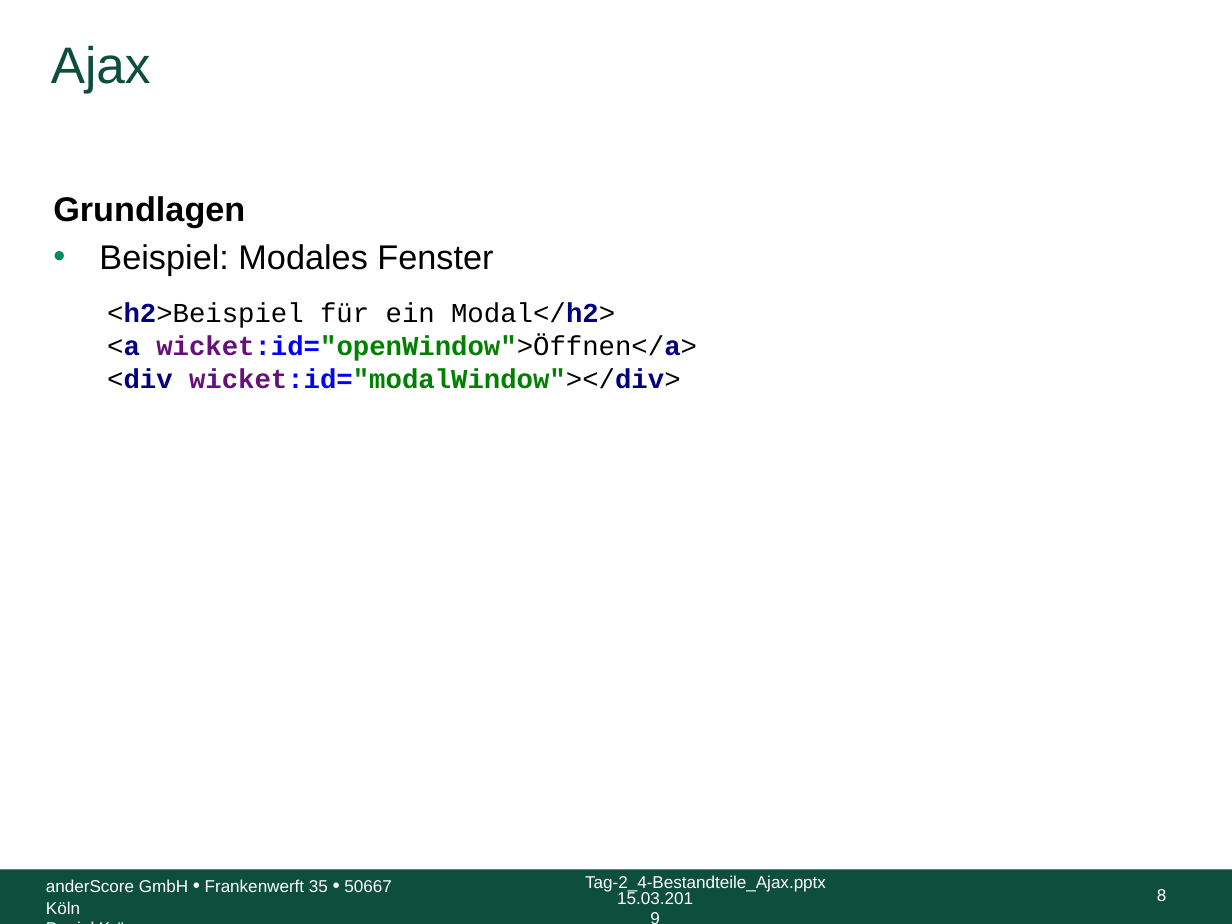
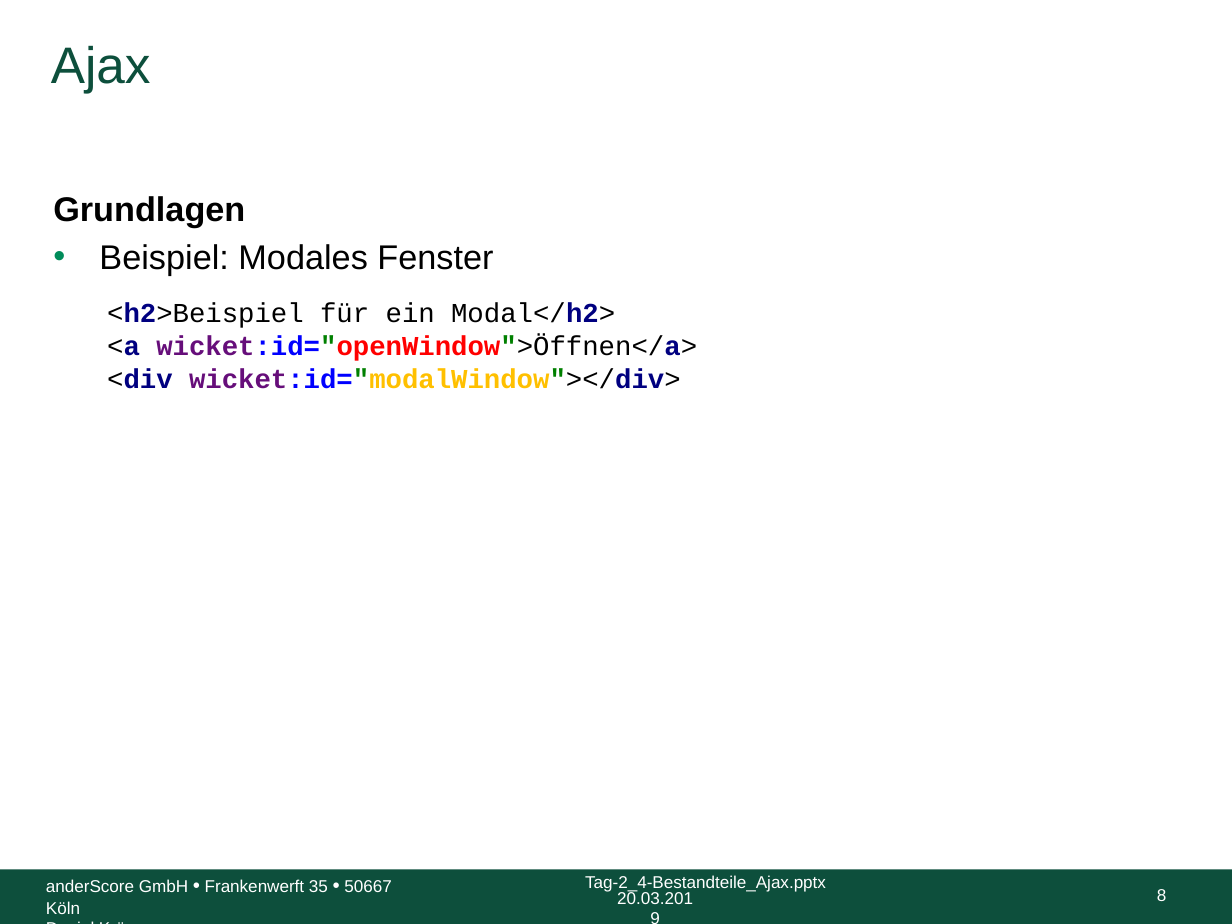
Before and after one commit to anderscore-gmbh/wicket-training, a slide deck: slide 8 of slides/Tag-2_4-Bestandteile_Ajax.pptx. Drawn at 1232x924 pixels with LibreOffice and Linux fonts; fonts in the diff are those of the drawing; background and template pictures are left out. Boxes give left, top, right and bottom in pixels: in the first picture for what was removed or moved away, otherwise in the second. Text is boxed around its words. In the diff, an @@ line names an element or a change of style, - is before the commit and + after.

```diff
--- a/slides/Tag-2_4-Bestandteile_Ajax.pptx
+++ b/slides/Tag-2_4-Bestandteile_Ajax.pptx
@@ text at bbox=[107, 303, 697, 389]: text colour #008000 to #FF0000 in "wicket:id="openWindow">Öffnen</a>"; text colour #008000 to #FFC000 in "wicket:id="modalWindow"></div>" @@
@@ text at bbox=[617, 890, 693, 904]: text changed @@
-15.03.2019
+20.03.2019
```
Also in this commit, not shown: 11 other slides changed, 6 other files.
